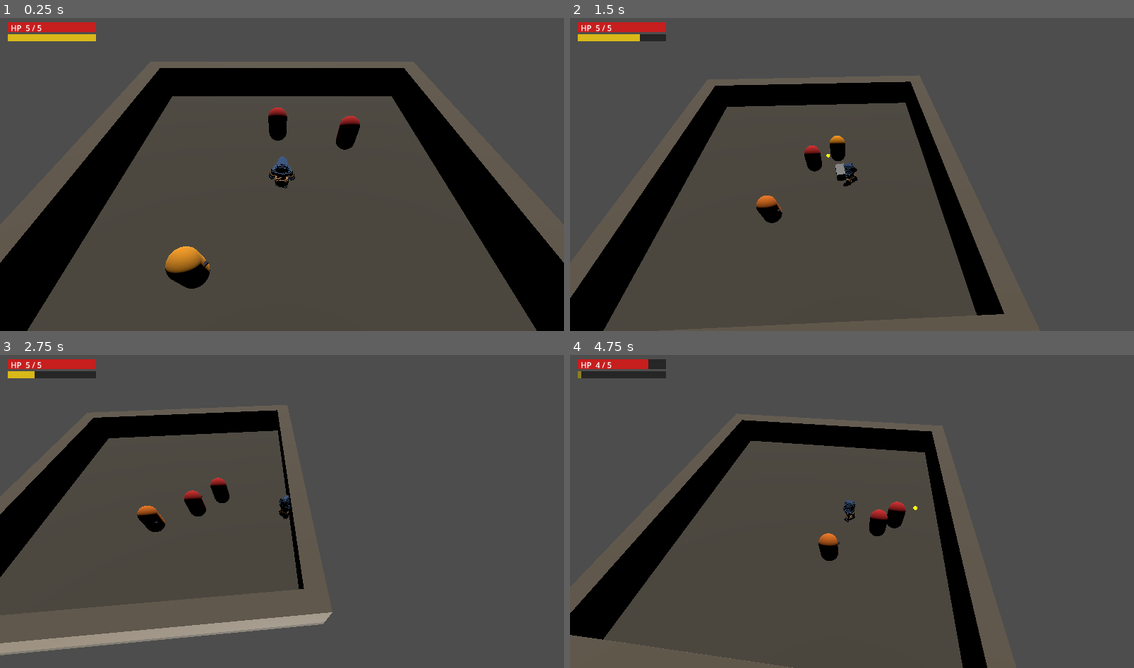
Above: before the commit, frames 1-4 (two rows, left to right).
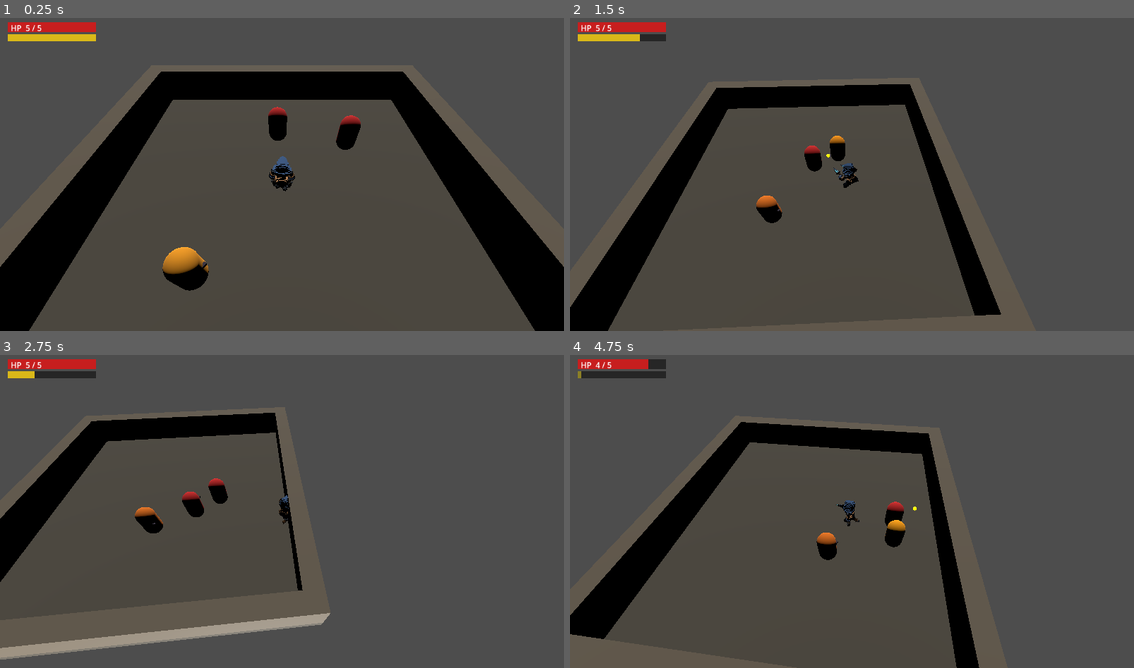
Above: after the commit, the same moments.

Repository: BenjiinxGrimm/knights-bane
Game: Godot game, scene res://scenes/main.tscn
Two runs of this game, one before a commit and one after it. Both use one fixed random seed, a clock stepped at 60 frames per second and the inputs below.
Inputs (mouse positions are in pixels of both pictures, inside the frame that each line leads up to):
- Up to frame 1 (0.25 s): no input
- Up to frame 2 (1.5 s): move the mouse to (976, 155) at 0.52 s; press the mouse at (976, 155) at 0.53 s; hold D (move_right) 0.53-1.28 s; move the mouse to (739, 187) at 1.27 s; release the mouse at (739, 187) at 1.28 s; hold S (move_down) from 1.28 s (still down); click (739, 187) at 1.35 s
- Up to frame 3 (2.75 s): move the mouse to (338, 439) at 2.02 s; release S (move_down) at 2.03 s; hold D (move_right) from 2.03 s (still down); hold Space (dodge) from 2.03 s (still down); click (338, 439) at 2.3 s
- Up to frame 4 (4.75 s): move the mouse to (823, 574) at 2.77 s; release D (move_right) at 2.78 s; release Space (dodge) at 2.78 s; hold W (move_up) 2.78-3.53 s; right-click (823, 574) at 2.85 s; click (823, 574) at 3.05 s; move the mouse to (1021, 558) at 3.52 s; hold Backspace (sprint) 3.53-4.28 s; hold A (move_left) from 3.53 s (still down); click (1021, 558) at 3.8 s; move the mouse to (682, 461) at 4.27 s; click (682, 461) at 4.35 s

The runs differ from the first frame. In frame 1, 3.1% of the frame differs, in the area x 0-100%, y 13-100%; in frame 2, 2.0%; in frame 3, 2.9%; in frame 4, 2.6%.

Commit message:
Add voxel daggers, clean up hitbox debug mesh, tune collision shapes
- Dagger OBJ (Weapons/daggeroneofone.obj) attached to both hand bones
  via BoneAttachment3D nodes in the scene
- Removed attack hitbox debug mesh visibility toggle from player.gd
- Player capsule: radius 0.3, height 2.4 (thinner, feet stay grounded)
- Attack hitbox reshaped for dual daggers: 0.9 x 0.5 x 0.45
- Hit detection confirmed working; values flagged for tuning later

Co-Authored-By: Claude Sonnet 4.6 <noreply@anthropic.com>

Diff:
--- a/scenes/main.tscn
+++ b/scenes/main.tscn
@@ -4,6 +4,7 @@
 [ext_resource type="Script" uid="uid://hfqdph5pjyg4" path="res://scripts/camera_follow.gd" id="2"]
 [ext_resource type="PackedScene" uid="uid://ca0yywxiai6wu" path="res://Characters/Assassin/assassin.glb" id="2_tefeu"]
 [ext_resource type="Script" uid="uid://dte71e8bbv3wf" path="res://scripts/enemy.gd" id="3"]
+[ext_resource type="ArrayMesh" uid="uid://brcnxkna4gxx5" path="res://Weapons/daggeroneofone.obj" id="3_o6xl0"]
 [ext_resource type="Script" uid="uid://c3fxutou6vanx" path="res://scripts/hud.gd" id="4"]
 [ext_resource type="Script" uid="uid://c61sliio7p3bt" path="res://scripts/ranged_enemy.gd" id="5"]
 
@@ -19,9 +20,11 @@
 size = Vector3(18, 0.5, 18)
 
 [sub_resource type="CapsuleShape3D" id="CapsuleShape3D_1"]
+radius = 0.3
+height = 2.4
 
 [sub_resource type="BoxShape3D" id="BoxShape3D_2"]
-size = Vector3(0.8, 0.6, 0.5)
+size = Vector3(0.9, 0.5, 0.45)
 
 [sub_resource type="BoxMesh" id="BoxMesh_2"]
 size = Vector3(0.8, 0.6, 0.5)
@@ -76,8 +79,6 @@
 
 [node name="DirectionalLight3D2" type="DirectionalLight3D" parent="." unique_id=943101577]
 transform = Transform3D(-1, 0, 0, 0, 0.7071, 0.7071, 0, 0.7071, -0.7071, 0, 10, 0)
-light_energy = 1.0
-shadow_enabled = false
 
 [node name="Ground" type="StaticBody3D" parent="." unique_id=1227364988]
 transform = Transform3D(1, 0, 0, 0, 1, 0, 0, 0, 1, 0, -0.25, 0)
@@ -110,7 +111,7 @@
 [node name="assassin" parent="Player" unique_id=1283826430 instance=ExtResource("2_tefeu")]
 transform = Transform3D(-50, 0, -4.371139e-06, 0, 50, 0, 4.371139e-06, 0, -50, 0, -1.5, 0)
 
-[node name="Skeleton3D" parent="Player/assassin/Armature" parent_id_path=PackedInt32Array(1283826430, 2053108629) index="0" unique_id=1876334420]
+[node name="Skeleton3D" parent="Player/assassin/Armature" parent_id_path=PackedInt32Array(1283826430, 739356460) index="0" unique_id=2054946175]
 bones/0/position = Vector3(0.014310749, -0.056931227, -1.8154755)
 bones/0/rotation = Quaternion(-0.66912633, -0.099475086, 0.09257135, 0.7306197)
 bones/1/rotation = Quaternion(0.22421262, 0.03785654, 0.004459464, 0.9737946)
@@ -141,11 +142,23 @@
 bones/30/rotation = Quaternion(0.58910847, 0.22901888, 0.020307643, 0.7746542)
 bones/31/rotation = Quaternion(0.33776194, -0.018369623, 0.016716756, 0.94090384)
 
-[node name="Skeleton3D" parent="Player/assassin/Armature_001" parent_id_path=PackedInt32Array(1283826430, 1831100528) index="0" unique_id=1068473453]
-bones/7/rotation = Quaternion(0.49506387, 0.5048784, -0.49454042, 0.5054101)
-bones/11/rotation = Quaternion(-0.08831285, 0.012288661, -0.1372734, 0.98651206)
-bones/15/rotation = Quaternion(0.49408305, -0.50587547, 0.49562418, 0.5043101)
-bones/29/rotation = Quaternion(-0.02191064, -0.0014142332, 0.064475805, 0.99767774)
+[node name="BoneAttachment3D" type="BoneAttachment3D" parent="Player/assassin/Armature/Skeleton3D" index="1" unique_id=737329190]
+transform = Transform3D(-0.14803454, 0.48566654, 0.86151826, 0.33551615, 0.84411657, -0.41820502, -0.9303302, 0.22714448, -0.2879074, -0.6265832, 1.3028185, -2.122342)
+bone_name = "mixamorig_RightHand"
+bone_idx = 18
+
+[node name="MeshInstance3D" type="MeshInstance3D" parent="Player/assassin/Armature/Skeleton3D/BoneAttachment3D" unique_id=1128315753]
+transform = Transform3D(0.5, 0, 0, 0, 0.5, 0, 0, 0, 0.5, 0, 0, 0)
+mesh = ExtResource("3_o6xl0")
+
+[node name="BoneAttachment3D2" type="BoneAttachment3D" parent="Player/assassin/Armature/Skeleton3D" index="2" unique_id=1658427188]
+transform = Transform3D(0.12882654, -0.63621163, -0.7606823, -0.7024788, 0.48287576, -0.5228322, 0.6999473, 0.60171795, -0.3847183, 0.38679102, 1.1445243, -1.9218168)
+bone_name = "mixamorig_LeftHand"
+bone_idx = 10
+
+[node name="MeshInstance3D" type="MeshInstance3D" parent="Player/assassin/Armature/Skeleton3D/BoneAttachment3D2" unique_id=296715707]
+transform = Transform3D(0.5, 0, 0, 0, 0.5, 0, 0, 0, 0.5, 0, 0, 0)
+mesh = ExtResource("3_o6xl0")
 
 [node name="Enemy" type="CharacterBody3D" parent="." unique_id=200000001 groups=["enemy"]]
 transform = Transform3D(1, 0, 0, 0, 1, 0, 0, 0, 1, 0, 1.5, -4)
--- a/scripts/player.gd
+++ b/scripts/player.gd
@@ -47,7 +47,6 @@
 
 @onready var _hitbox: Area3D = $AttackHitbox
 @onready var _hitbox_shape: CollisionShape3D = $AttackHitbox/CollisionShape3D
-@onready var _hitbox_mesh: MeshInstance3D = $AttackHitbox/DebugMesh
 
 func _ready() -> void:
 	add_to_group("player")
@@ -78,7 +77,6 @@
 	_dodging = false
 	_sprinting = false
 	_attack_state = AttackState.IDLE
-	_hitbox_mesh.visible = false
 
 func _unhandled_input(event: InputEvent) -> void:
 	if event.is_action_pressed("dodge") and _dodge_cooldown <= 0.0 and not _dodging:
@@ -109,7 +107,6 @@
 	else:
 		_dodge_dir = transform.basis.z.normalized()
 	_attack_state = AttackState.IDLE
-	_hitbox_mesh.visible = false
 	_use_stamina(dodge_stamina_cost)
 	Audio.play_dodge()
 	_dodging = true
@@ -204,14 +201,12 @@
 		AttackState.STARTUP:
 			_attack_state = AttackState.ACTIVE
 			_attack_timer = HEAVY_ACTIVE if _is_heavy else ACTIVE_TIME
-			_hitbox_mesh.visible = true
 			if _is_heavy:
 				Effects.zoom_punch(2.0)
 			_do_attack()
 		AttackState.ACTIVE:
 			_attack_state = AttackState.RECOVERY
 			_attack_timer = HEAVY_RECOVERY if _is_heavy else RECOVERY_TIME
-			_hitbox_mesh.visible = false
 		AttackState.RECOVERY:
 			_attack_state = AttackState.IDLE
 
Binary file added: Weapons/DaggerRefrence.png
Not shown, added: Weapons/DaggerRefrence.png.import
Not shown, added: Weapons/daggeroneofone.mtl
Not shown, added: Weapons/daggeroneofone.obj
Not shown, added: Weapons/daggeroneofone.obj.import
Binary file added: Weapons/daggeroneofone.png
Not shown, added: Weapons/daggeroneofone.png.import
Not shown, added: Weapons/daggerforone.vox
